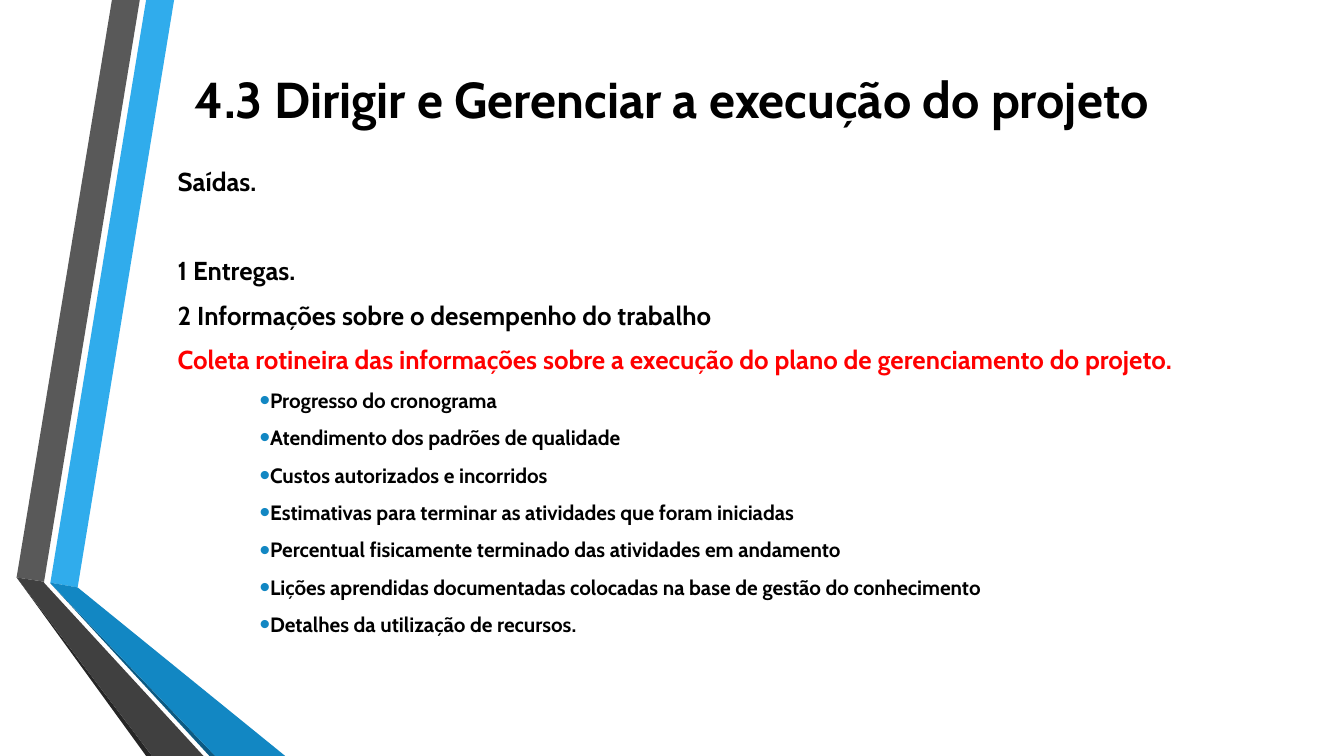
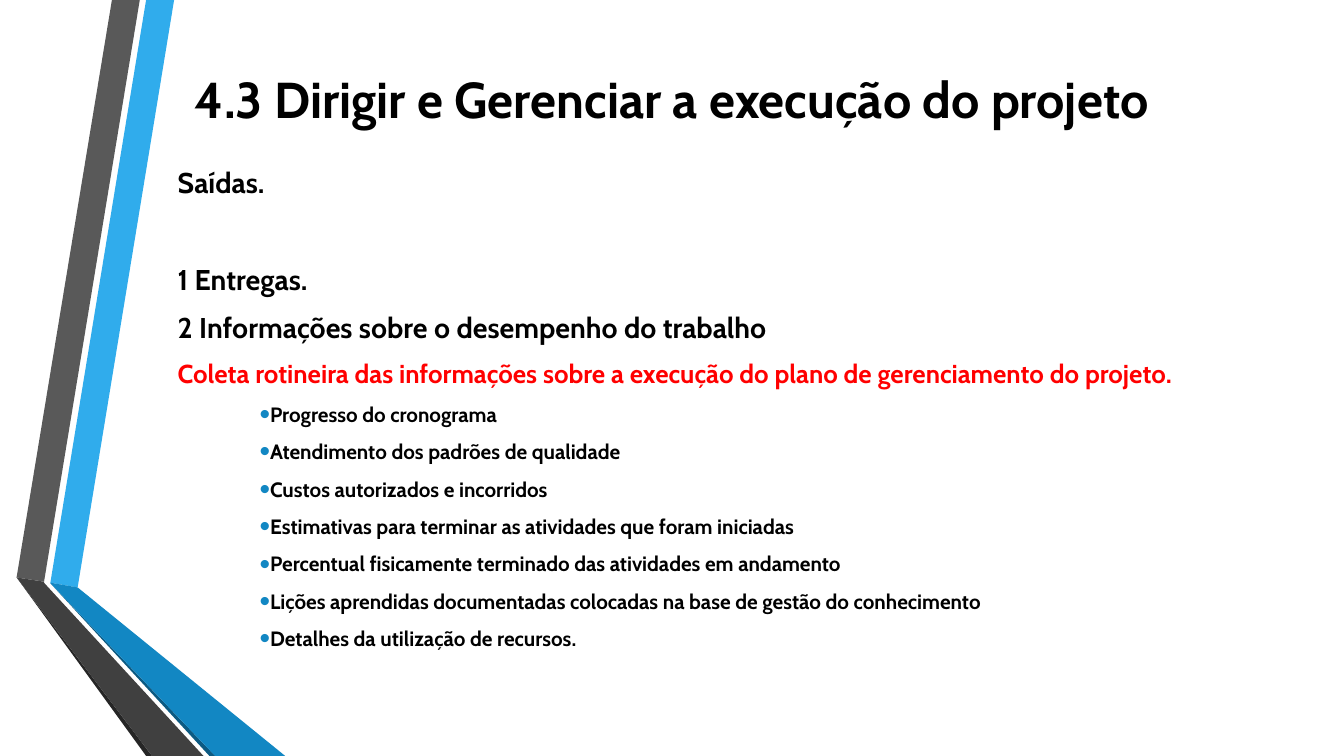
Before and after one commit to jharbes/ADMINISTRACAO-DE-REDES, a slide deck: slide 30 of RELATORIO PROVA P2/relatorio-pmbok-capitulo4-jharbes.pptx. Drawn at 1344x756 pixels with LibreOffice and Linux fonts; fonts in the diff are those of the drawing. Boxes give left, top, right and bottom in pixels: in the first picture for what was removed or moved away, otherwise in the second. Text is boxed around its words. In the diff, an @@ line names an element or a change of style, - is before the commit and + after.

```diff
--- a/RELATORIO PROVA P2/relatorio-pmbok-capitulo4-jharbes.pptx
+++ b/RELATORIO PROVA P2/relatorio-pmbok-capitulo4-jharbes.pptx
@@ text at <box>178,171,766,345</box>: size 18.5 to 20.4 pt in "Saídas.", "1 Entregas.", "2 Informações sobre o desempenho do trabalho" @@
```
Also in this commit, not shown: 9 other slides changed.
